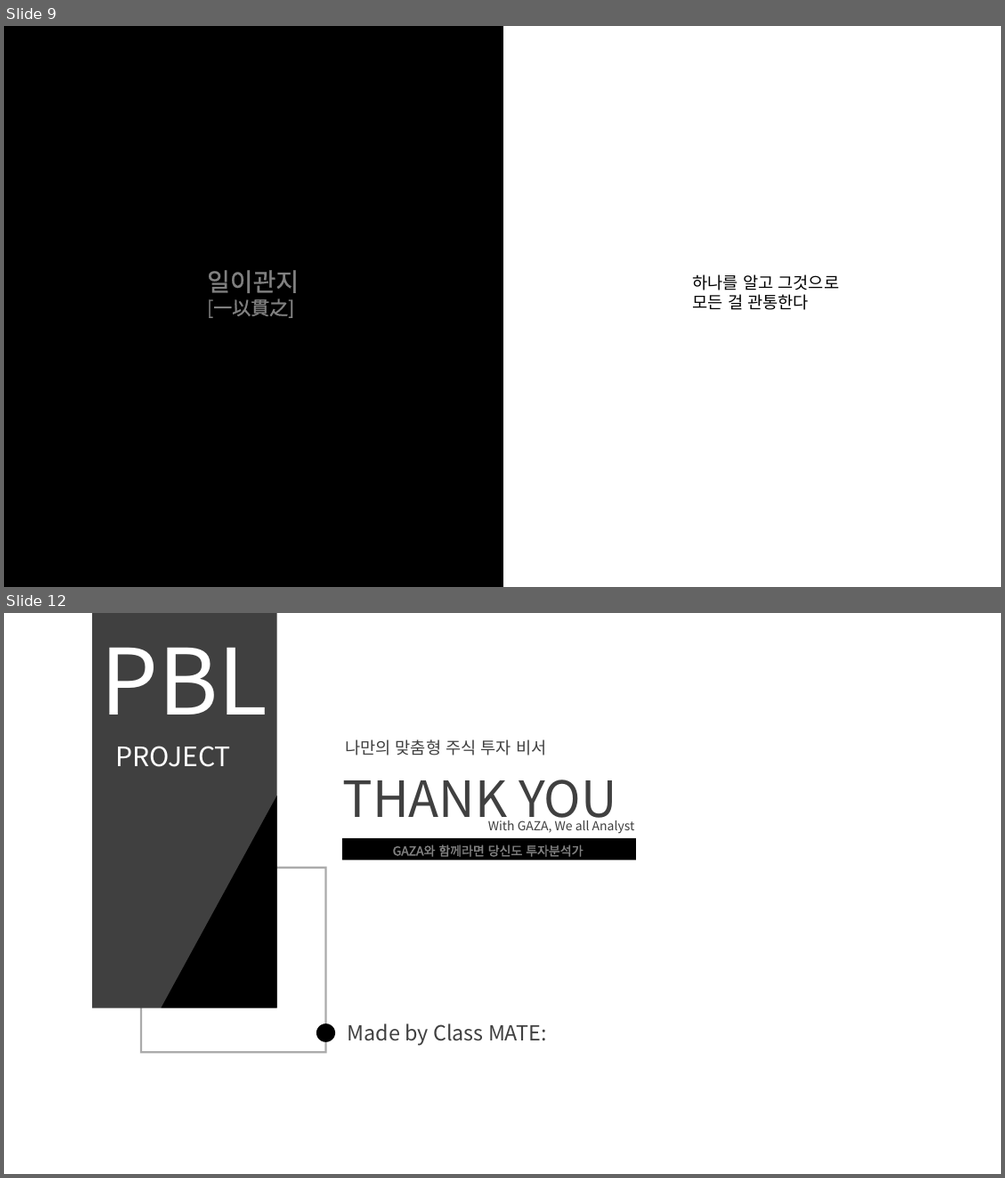
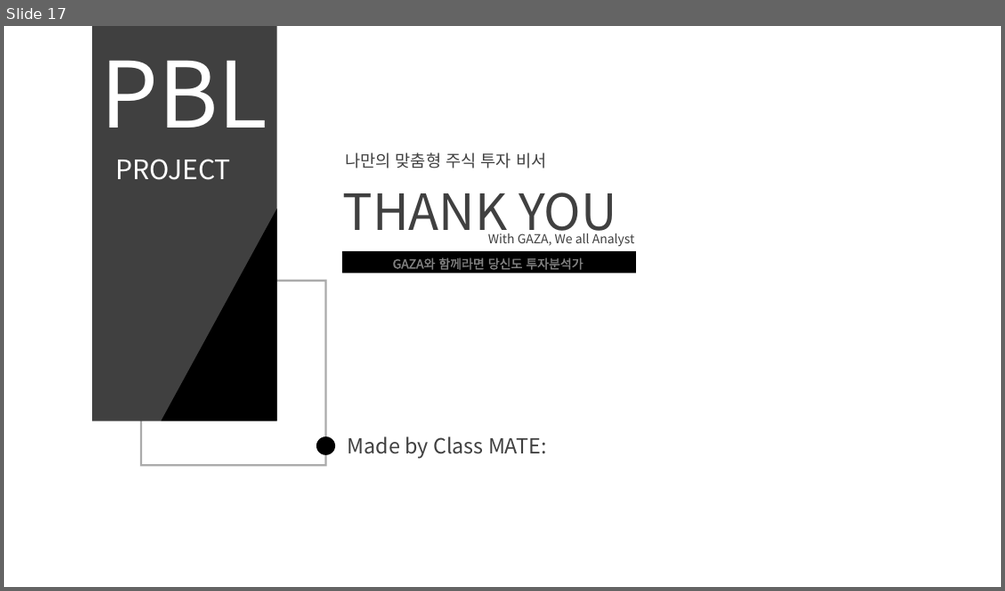
Before and after one commit to leo-kimm/project_N, a slide deck: 서비스 청사진.pptx. Shown one above the other, each under a label of ours: slides 9 and 12 before the commit, slide 17 after it; the slides between them are not shown. The pictures are 1005x1178 and 1005x591 pixels, drawn with LibreOffice and Linux fonts; fonts in the diff are those of the drawing; background and template pictures are left out. Boxes give left, top, right and bottom in pixels: in the first picture for what was removed or moved away, otherwise in the second. Text is boxed around its words. In the diff, an @@ line names an element or a change of style, - is before the commit and + after.

```diff
--- a/서비스 청사진.pptx
+++ b/서비스 청사진.pptx
@@ slide 9 removed at [4,26,1001,587], background #FFFFFF @@
@@ rectangle removed at [4,26,503,587] @@
@@ text removed at [207,270,299,318] @@
-일이관지
-[一以貫之]
@@ text removed at [693,274,840,310] @@
-하나를 알고 그것으로
-모든 걸 관통한다
@@ what was slide 12 is now slide 17 @@
```
Also in this commit, not shown: 8 slides changed, 8 slides added, 2 other slides removed.
